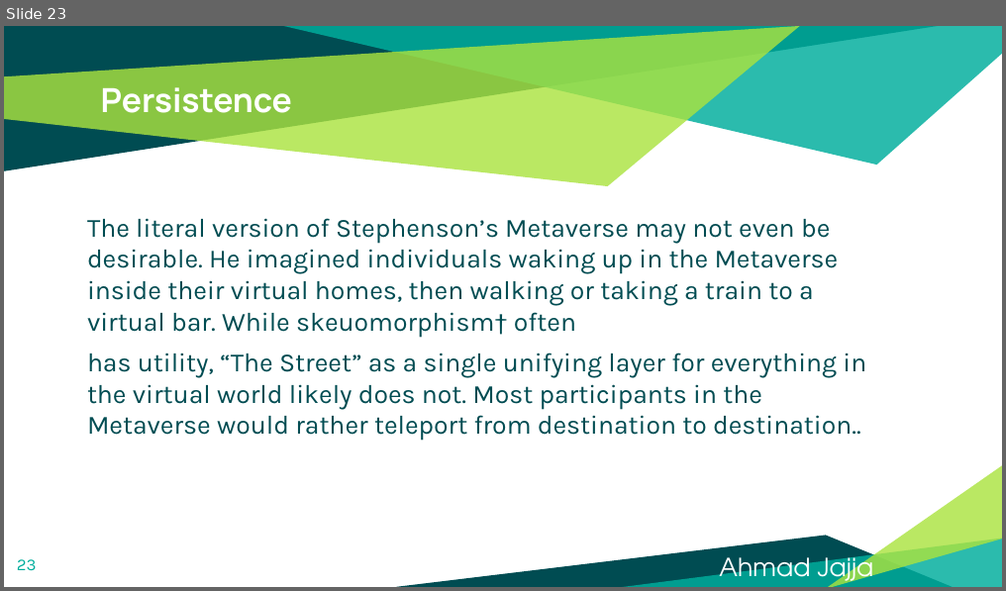
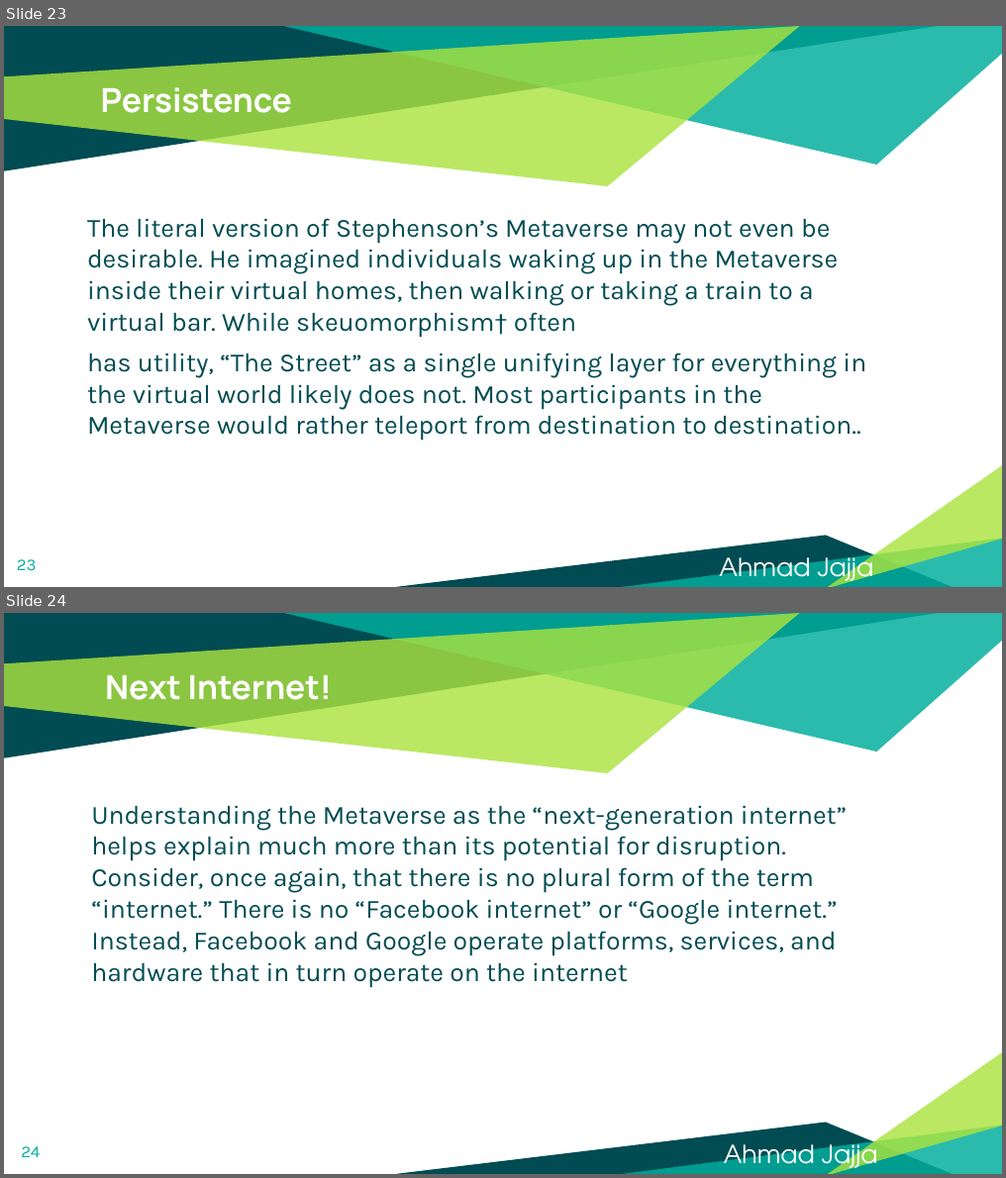
Before and after one commit to Ahmadjajja/WEB-3.0-and-Metaverse, a slide deck: Slides/Quarter 1/What is Metaverse.pptx. Shown one above the other, each under a label of ours: slide 23 before the commit, slides 23 and 24 after it. The pictures are 1006x591 and 1006x1178 pixels, drawn with LibreOffice and Linux fonts; fonts in the diff are those of the drawing. Boxes give left, top, right and bottom in pixels: in the first picture for what was removed or moved away, otherwise in the second. Text is boxed around its words. In the diff, an @@ line names an element or a change of style, - is before the commit and + after.

Commit message:
Metaverse book 73 pages read...

```diff
--- a/Slides/Quarter 1/What is Metaverse.pptx
+++ b/Slides/Quarter 1/What is Metaverse.pptx
@@ slide 24 added at <box>4,613,1002,1174</box>, background #FFFFFF; not listed: 6 template elements that a slide beside it also shows @@
@@ title added at <box>105,675,332,709</box>, 24 pt, text #FFFFFF, bold @@
+Next Internet!
@@ text added at <box>91,805,846,988</box>, 19 pt, text #004C52 @@
+Understanding the Metaverse as the “next-generation internet” helps explain much more than its potential for disruption. Consider, once again, that there is no plural form of the term “internet.” There is no “Facebook internet” or “Google internet.” Instead, Facebook and Google operate platforms, services, and hardware that in turn operate on the internet
@@ page number added at <box>21,1147,40,1157</box>, 12 pt, text #00AE9D @@
+24
@@ text added at <box>724,1138,878,1174</box>, 18 pt, text #FFFFFF @@
+Ahmad Jajja
```
Also in this commit, not shown: 1 slide changed, 4 other slides added, 1 slide removed, 2 other files.
